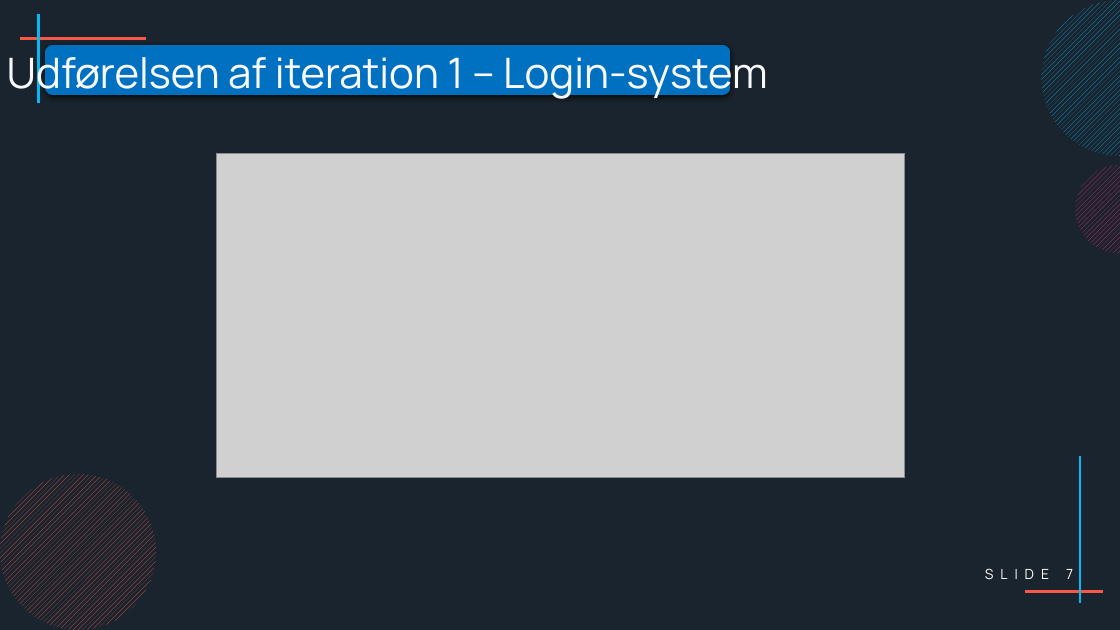
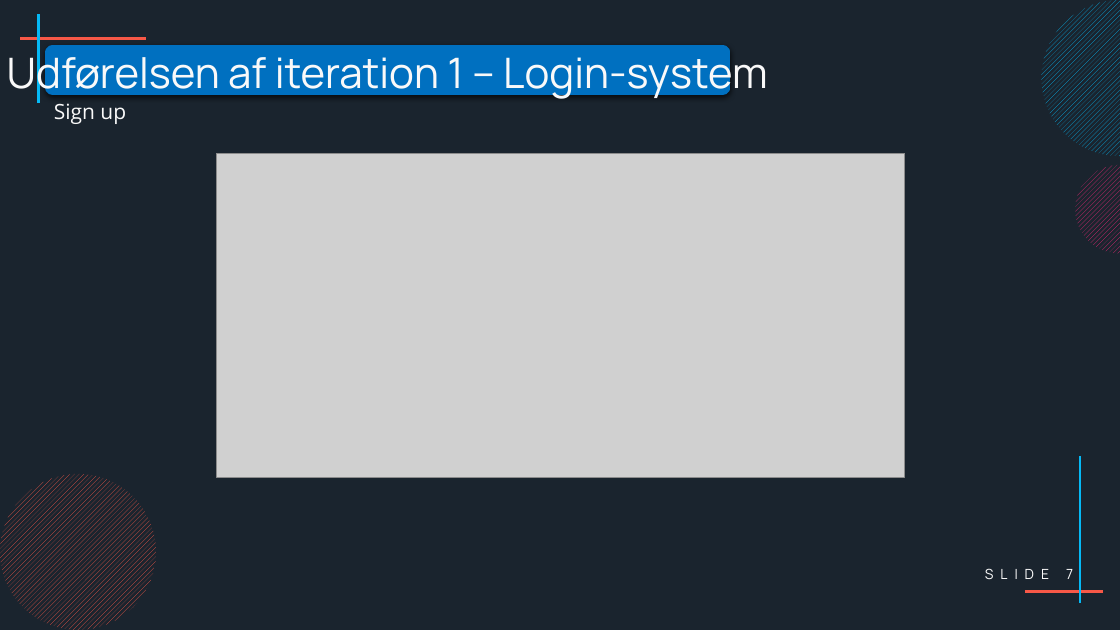
Before and after one commit to ProgrammeringOTGDKlassen/D-klassen-Programmering, a slide deck: slide 7 of Eksamensprojekt - Max/Præsentation/Præsentation af eksamensprojekt.pptx. Drawn at 1120x630 pixels with LibreOffice and Linux fonts; fonts in the diff are those of the drawing; grey boxes stand for pictures. Boxes give left, top, right and bottom in pixels: in the first picture for what was removed or moved away, otherwise in the second. Text is boxed around its words. In the diff, an @@ line names an element or a change of style, - is before the commit and + after.

```diff
--- a/Eksamensprojekt - Max/Præsentation/Præsentation af eksamensprojekt.pptx
+++ b/Eksamensprojekt - Max/Præsentation/Præsentation af eksamensprojekt.pptx
@@ text added at <box>54,103,126,124</box>, 18 pt, text #F9F9F9 @@
+Sign up
```
Also in this commit, not shown: 3 other slides changed, 1 other file.
